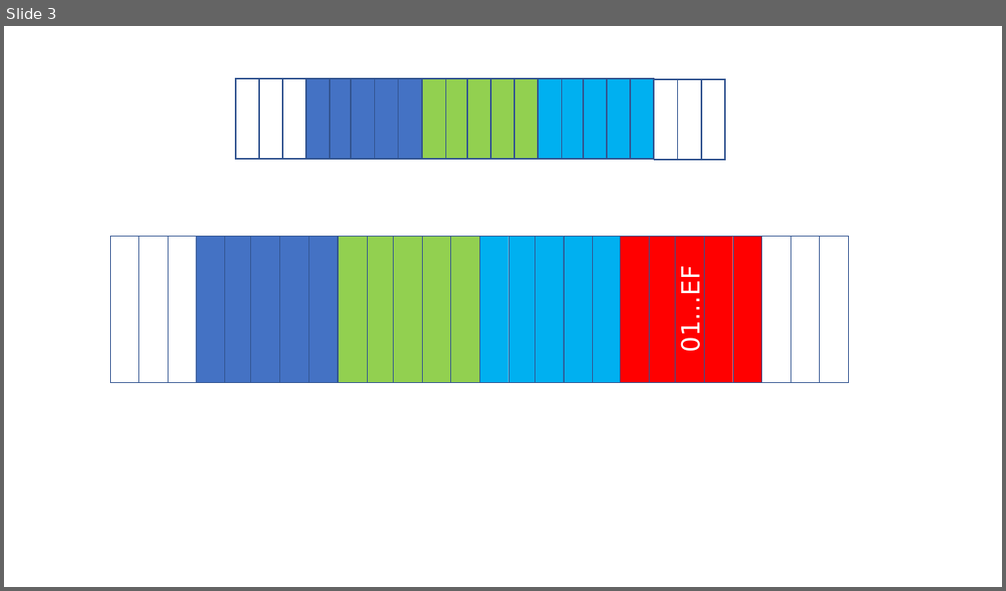
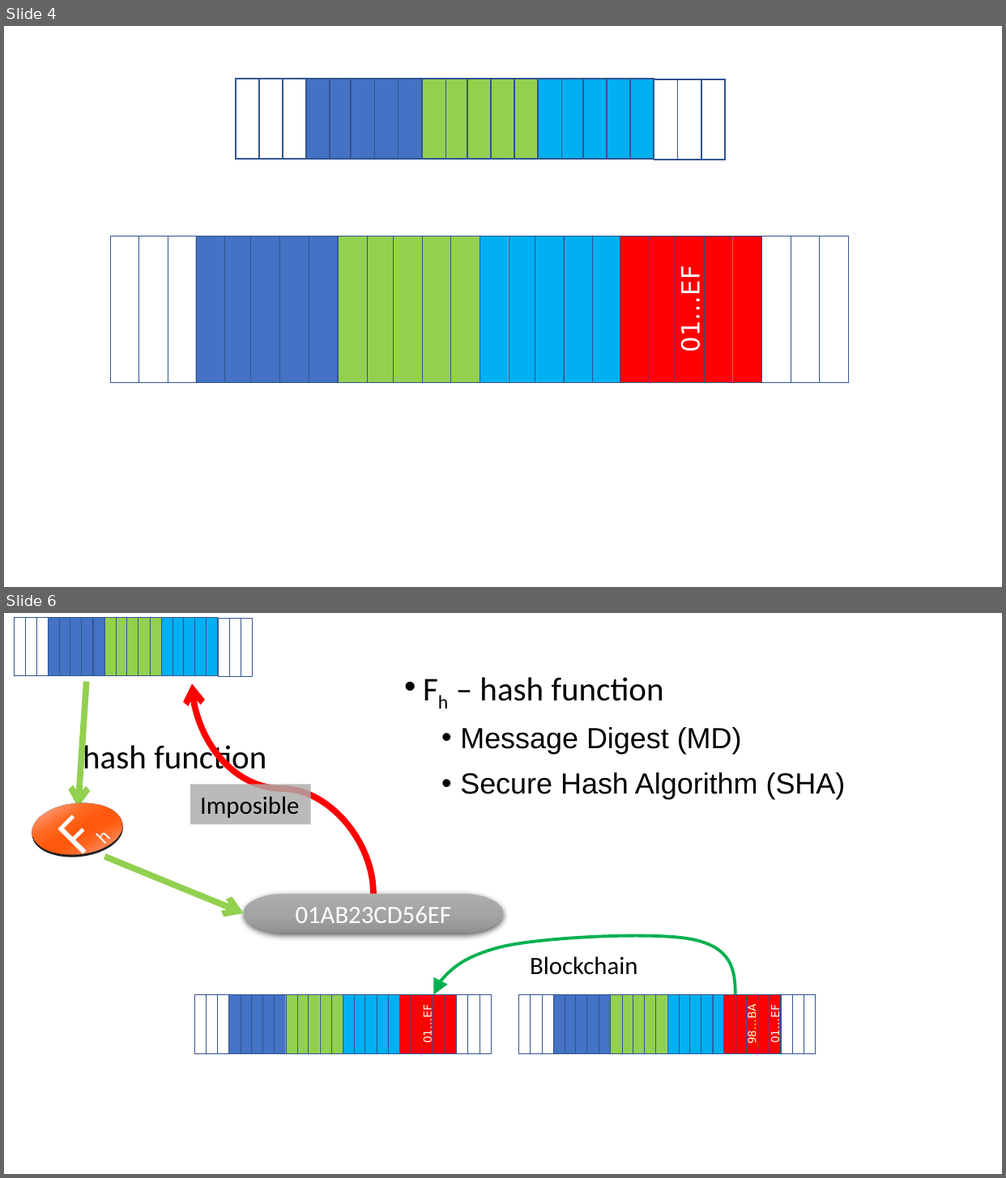
Before and after one commit to mpostol/TP, a slide deck: ExDataManagement/DataStreams/.Media/P3.5-KryptografiaCzesc3.pptx. Shown one above the other, each under a label of ours: slide 3 before the commit, slides 4 and 6 after it; the slides between them are not shown. The pictures are 1006x591 and 1006x1178 pixels, drawn with LibreOffice and Linux fonts; fonts in the diff are those of the drawing. Boxes give left, top, right and bottom in pixels: in the first picture for what was removed or moved away, otherwise in the second. Text is boxed around its words. In the diff, an @@ line names an element or a change of style, - is before the commit and + after.

```diff
--- a/ExDataManagement/DataStreams/.Media/P3.5-KryptografiaCzesc3.pptx
+++ b/ExDataManagement/DataStreams/.Media/P3.5-KryptografiaCzesc3.pptx
@@ slide 6 added at (4, 613, 1002, 1174), background #FFFFFF @@
@@ group added at (14, 618, 253, 676): 21 rectangles @@
@@ arrow added from (87, 682) to (78, 807), #92D050 4.5 pt @@
@@ curved arrow added from (373, 893) to (192, 683), #FF0000 4.5 pt @@
@@ text added at (460, 677, 846, 799), 21 pt, text #000000 @@
+• Fh – hash function
+  • Message Digest (MD)
+  • Secure Hash Algorithm (SHA)
@@ title added at (83, 742, 266, 777), 24 pt, text #000000 @@
+hash function
@@ flow chart summing junction added at (30, 786, 126, 871), fill gradient #FF9168 to #FF6A25 to #FF5B0E to #FF6923 to #FF885A, 40 pt, text #FFFFFF @@
+Fh
@@ rectangle added at (190, 785, 311, 824), fill #AFABAB at 83% opacity, 18 pt, text #000000 @@
+Imposible
@@ arrow added from (104, 857) to (244, 914), #92D050 4.5 pt @@
@@ pill shape added at (244, 893, 503, 932), fill gradient #AFAFAF to #A5A5A5 to #939393, 18 pt, text #FFFFFF @@
+01AB23CD56EF
@@ group added at (434, 936, 816, 1054): 26 rectangles, 1 freeform shape @@
+98…BA
+01…EF
@@ text added at (530, 956, 637, 975), 18 pt, text #000000 @@
+Blockchain
@@ group added at (194, 995, 492, 1054): 26 rectangles @@
+01…EF
@@ what was slide 3 is now slide 4 @@
```
Also in this commit, not shown: 1 slide changed, 7 other slides added, 1 slide removed, 5 other files.
